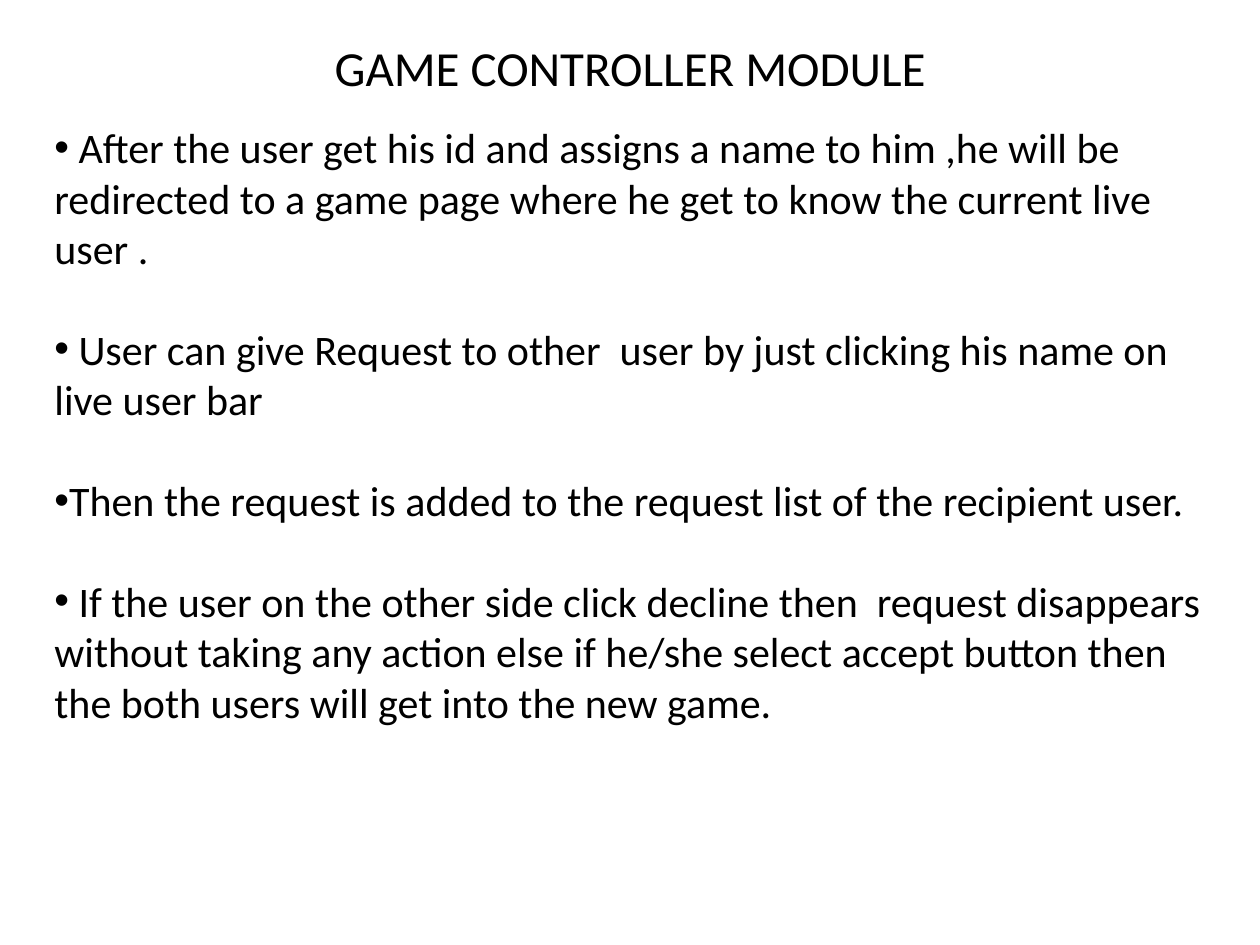
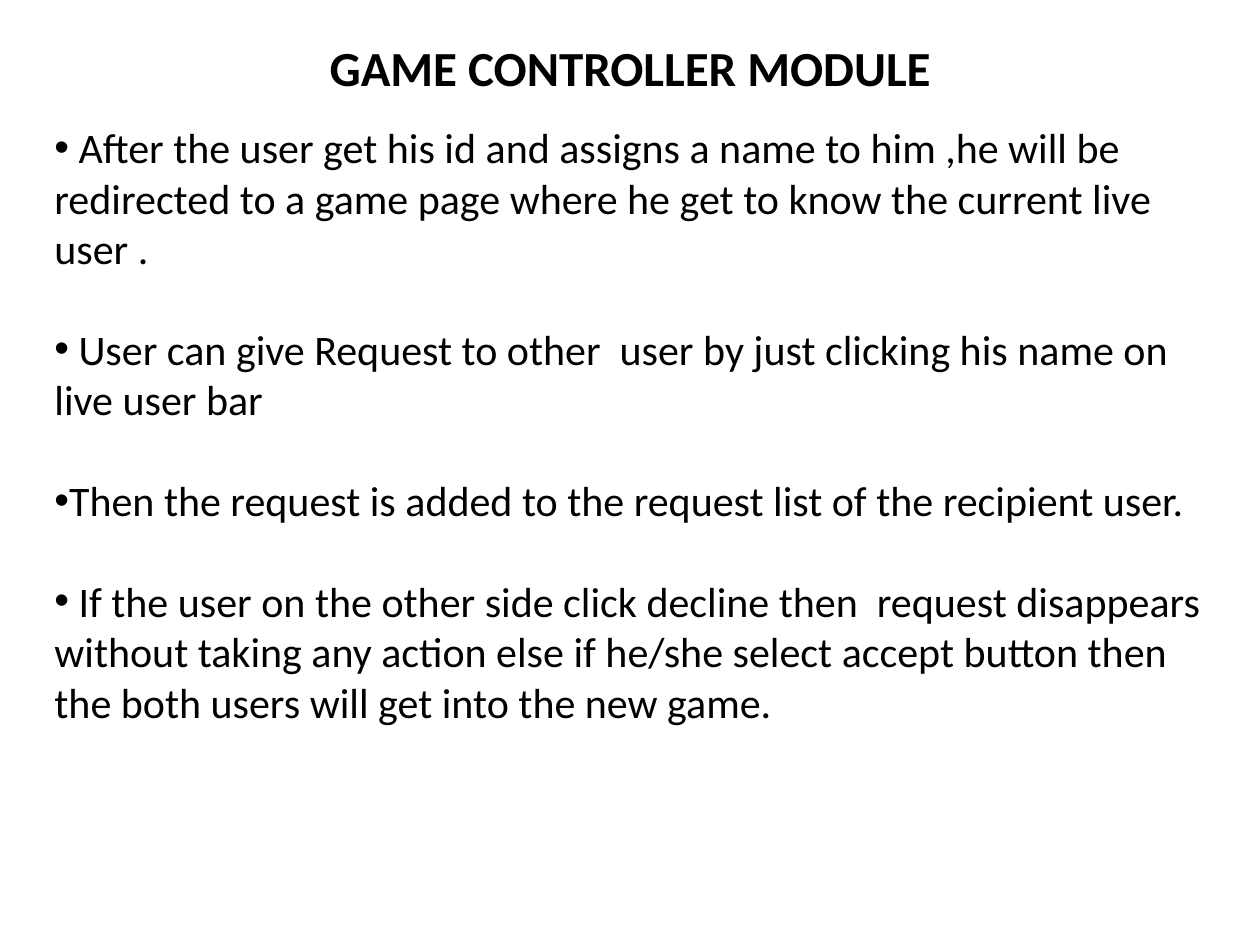
Before and after one commit to Greeny6092/Mini-Project-sem7-, a slide deck: slide 16 of presentation/AI BASED MULTIPLAYER SNAKE GAME(mini project).pptx. Drawn at 1260x945 pixels with LibreOffice and Linux fonts; fonts in the diff are those of the drawing. Boxes give left, top, right and bottom in pixels: in the first picture for what was removed or moved away, otherwise in the second. Text is boxed around its words. In the diff, an @@ line names an element or a change of style, - is before the commit and + after.

```diff
--- a/presentation/AI BASED MULTIPLAYER SNAKE GAME(mini project).pptx
+++ b/presentation/AI BASED MULTIPLAYER SNAKE GAME(mini project).pptx
@@ text "GAME CONTROLLER MODULE" at [330,54,930,87]: bold on @@
```
Also in this commit, not shown: 16 other slides changed, 4 slides added.
